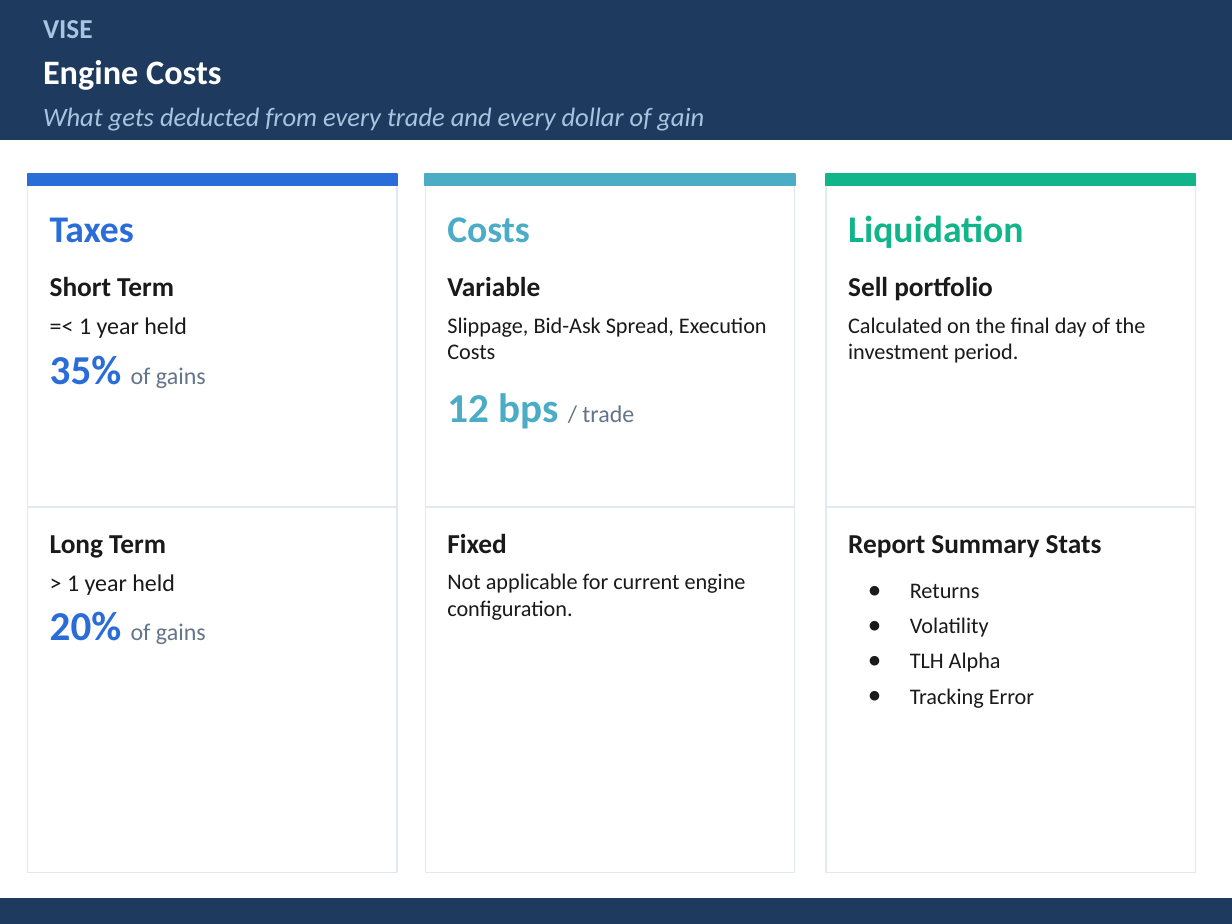
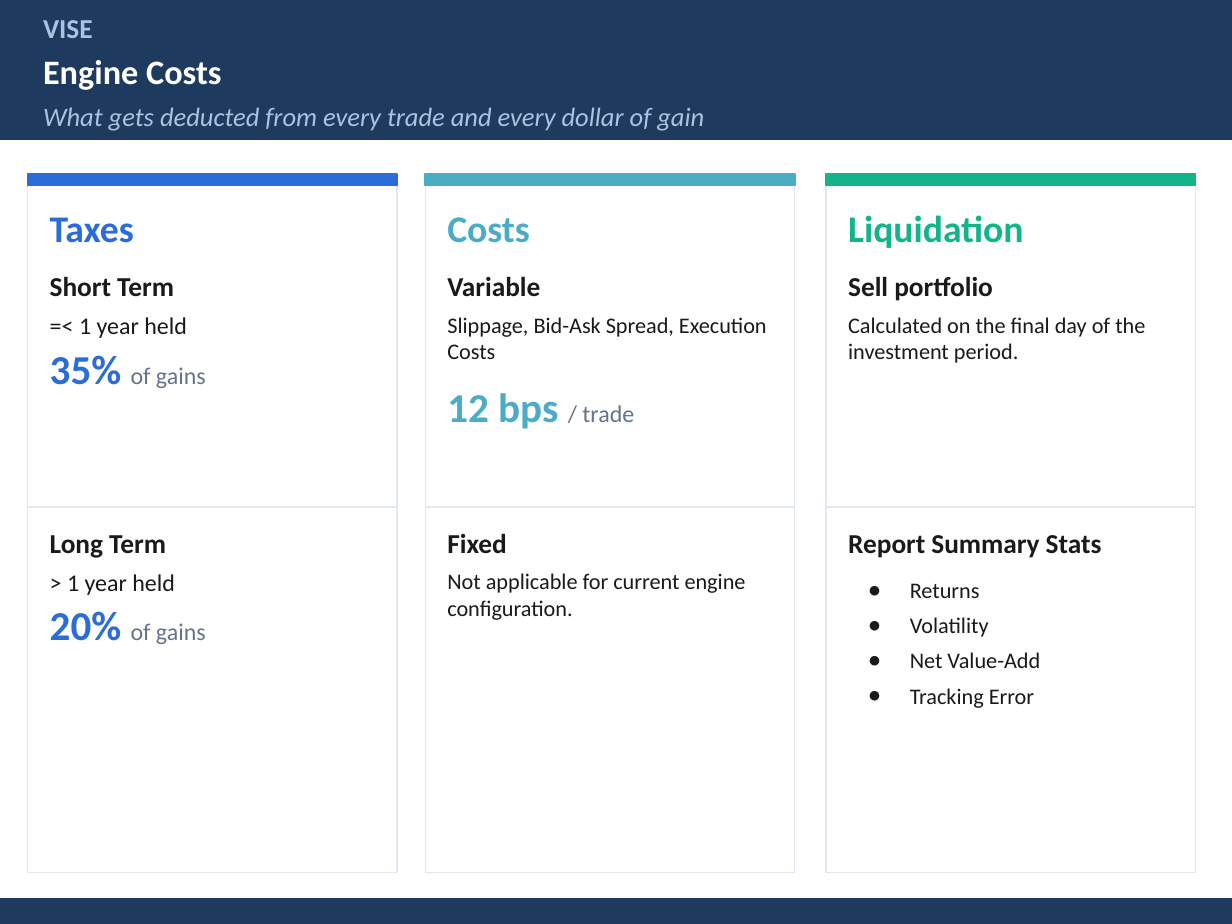
Before and after one commit to NathanArimilli24/portfolio-tlh-optimizer, a slide deck: slide 6 of report/Vise_Presentation_Slides.pptx. Drawn at 1232x924 pixels with LibreOffice and Linux fonts; fonts in the diff are those of the drawing; background and template pictures are left out. Boxes give left, top, right and bottom in pixels: in the first picture for what was removed or moved away, otherwise in the second. Text is boxed around its words. In the diff, an @@ line names an element or a change of style, - is before the commit and + after.

Commit message:
Rewrite engine docs to match live engine; reframe slides to net value-add; polish

```diff
--- a/report/Vise_Presentation_Slides.pptx
+++ b/report/Vise_Presentation_Slides.pptx
@@ text at bbox=[910, 652, 1040, 668]: text changed @@
-● TLH Alpha
+● Net Value-Add
```
Also in this commit, not shown: 6 other slides changed, 10 other files.
